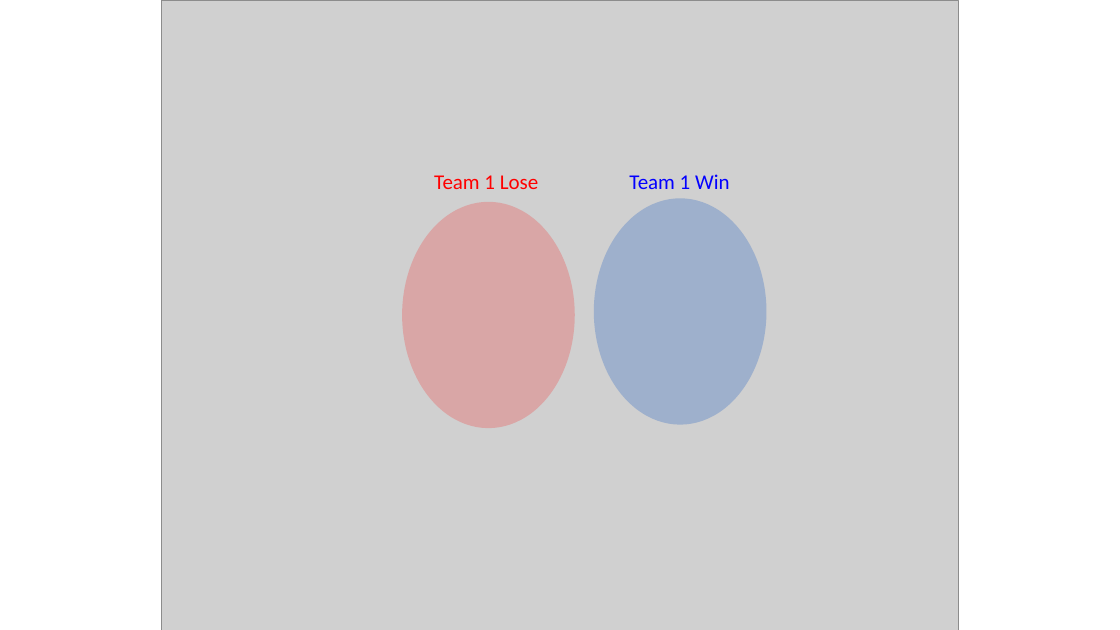
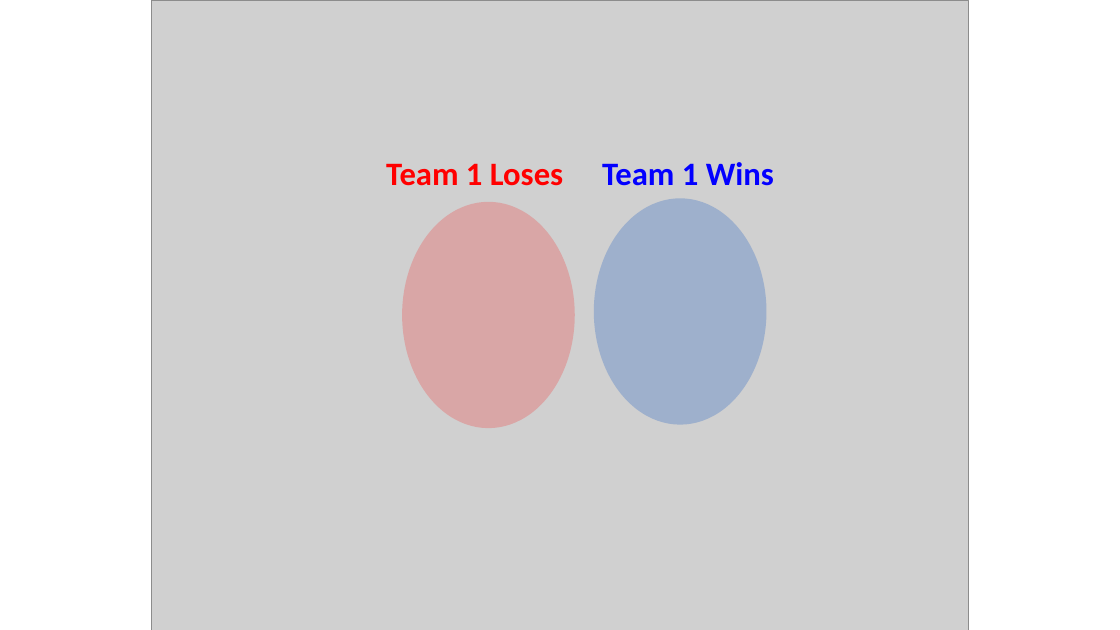
Before and after one commit to maxwelllee54/MarchMadness, a slide deck: slide 3 of Presentation1.pptx. Drawn at 1120x630 pixels with LibreOffice and Linux fonts; fonts in the diff are those of the drawing; grey boxes stand for pictures. Boxes give left, top, right and bottom in pixels: in the first picture for what was removed or moved away, otherwise in the second. Text is boxed around its words. In the diff, an @@ line names an element or a change of style, - is before the commit and + after.

```diff
--- a/Presentation1.pptx
+++ b/Presentation1.pptx
@@ picture: place and size @@
-picture at [162, 0, 959, 630]
+picture at [151, 0, 969, 630]
@@ text at [386, 163, 563, 186]: text changed; size 18 to 28 pt; bold on @@
-Team 1 Lose
+Team 1 Loses
@@ text at [602, 162, 774, 186]: text changed; size 18 to 28 pt; bold on @@
-Team 1 Win
+Team 1 Wins
```
Also in this commit, not shown: 5 other files.
